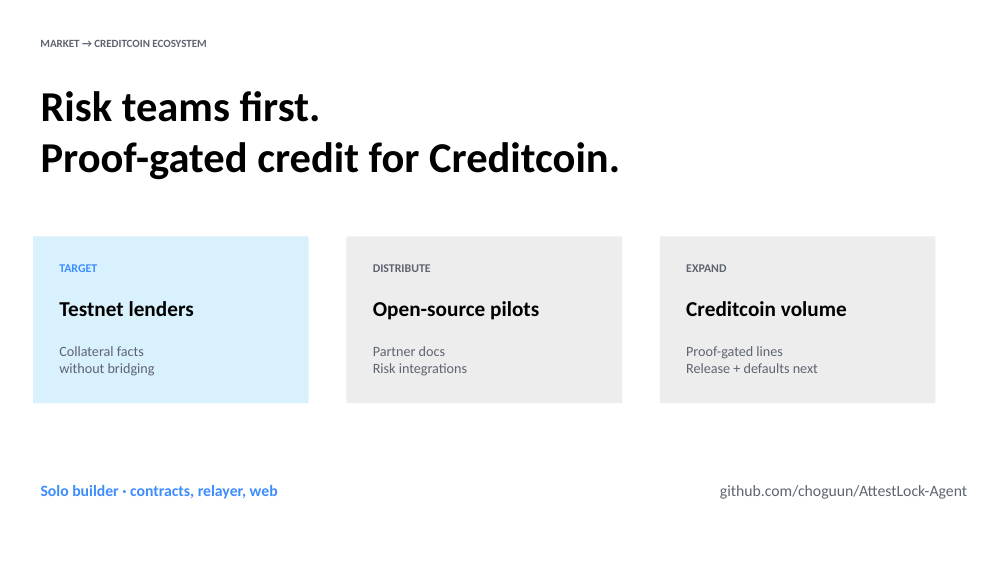
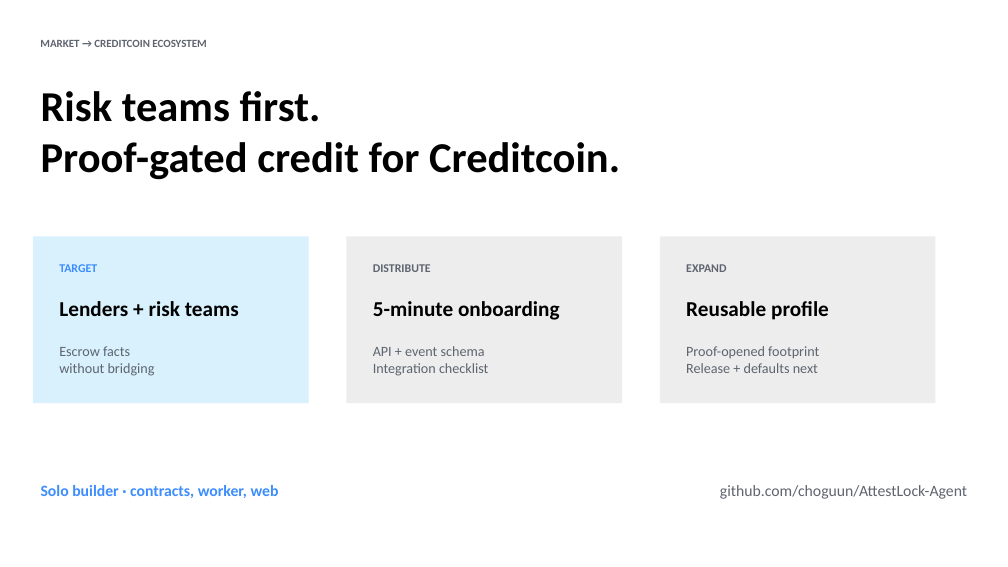
Before and after one commit to choguun/AttestLock-Agent, a slide deck: slide 6 of docs/deck/AttestLock-Hackathon-Deck.pptx. Drawn at 1008x567 pixels with LibreOffice and Linux fonts; fonts in the diff are those of the drawing. Boxes give left, top, right and bottom in pixels: in the first picture for what was removed or moved away, otherwise in the second. Text is boxed around its words. In the diff, an @@ line names an element or a change of style, - is before the commit and + after.

Commit message:
docs: refresh 90-plus judge evidence

```diff
--- a/docs/deck/AttestLock-Hackathon-Deck.pptx
+++ b/docs/deck/AttestLock-Hackathon-Deck.pptx
@@ text at (59,301,239,316): text changed @@
-Testnet lenders
+Lenders + risk teams
@@ text at (373,301,560,320): text changed @@
-Open-source pilots
+5-minute onboarding
@@ text at (686,301,829,320): text changed @@
-Creditcoin volume
+Reusable profile
@@ text at (59,346,130,356): text changed @@
-Collateral facts
+Escrow facts
@@ text at (373,346,488,376): text changed @@
-Partner docs
-Risk integrations
+API + event schema
+Integration checklist
@@ text at (686,346,819,358): text changed @@
-Proof-gated lines
+Proof-opened footprint
@@ text at (41,485,279,498): text changed @@
-Solo builder · contracts, relayer, web
+Solo builder · contracts, worker, web
```
Also in this commit, not shown: 1 other slide changed, 3 other files.
